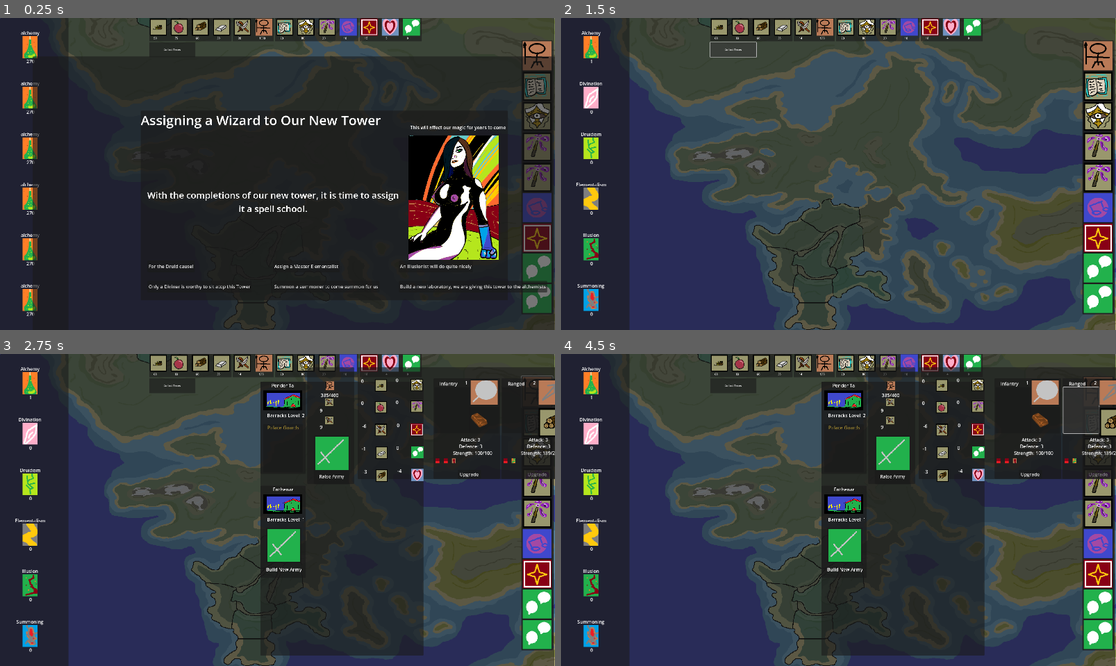
Above: before the commit, frames 1-4 (two rows, left to right).
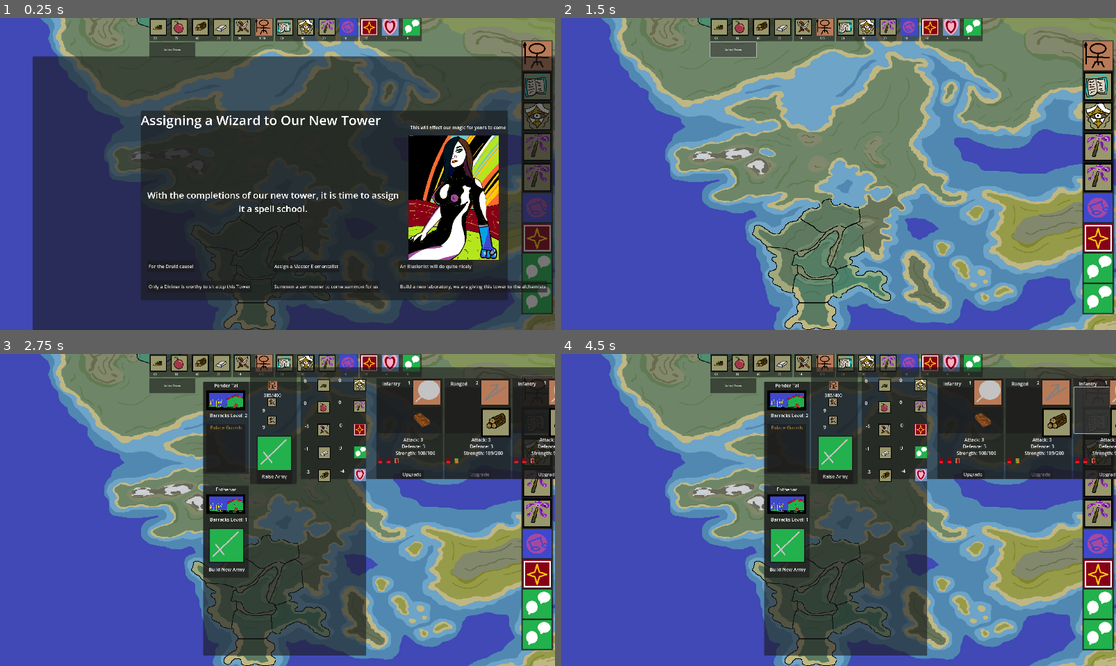
Above: after the commit, the same moments.

Repository: etherthegreat/mostupdatedfarsword
Game: Godot game, scene res://Game Scenes and Scripts/world.tscn
Two runs of this game, one before a commit and one after it. Both use one fixed random seed, a clock stepped at 60 frames per second and the inputs below. This scene is started directly instead of the project's main scene.
Inputs (mouse positions are in pixels of both pictures, inside the frame that each line leads up to):
- Up to frame 1 (0.25 s): no input
- Up to frame 2 (1.5 s): click "Build a new laboratory, we ar…" at 0.5 s; click "Collect Taxes" at 1.25 s
- Up to frame 3 (2.75 s): click (538, 391) at 2 s
- Up to frame 4 (4.5 s): click "Build New Army" at 2.75 s; click "Build New Army" at 3.5 s; click (1099, 422) at 4.25 s

The runs differ from the first frame. In frame 1, 51% of the frame differs, in the area x 0-100%, y 0-100%; in frame 2, 92%; in frame 3, 78%; in frame 4, 78%.

Commit message:
small spell unlock icon changes
not sure, just some random changes I made the last couple days

Diff:
--- a/Game Scenes and Scripts/world.tscn
+++ b/Game Scenes and Scripts/world.tscn
@@ -494,6 +494,7 @@
 visible = false
 
 [node name="SpellSchoolsControl" type="Control" parent="CanvasLayer"]
+visible = false
 layout_mode = 3
 anchors_preset = 0
 offset_right = 40.0
@@ -1149,9 +1150,9 @@
 visible = false
 layout_mode = 3
 anchors_preset = 0
-offset_left = -520.0
+offset_left = -718.0
 offset_top = 43.0
-offset_right = -480.0
+offset_right = -678.0
 offset_bottom = 83.0
 mouse_filter = 2
 script = ExtResource("38_0kf4p")
--- a/spell_unlock_icon.tscn
+++ b/spell_unlock_icon.tscn
@@ -26,7 +26,6 @@
 
 [node name="CollisionShape2D" type="CollisionShape2D" parent="Area2D"]
 position = Vector2(2.2268e-05, -7.39479e-05)
-scale = Vector2(1, 1)
 shape = SubResource("RectangleShape2D_u8dbi")
 
 [node name="SpellExplanationPanel" type="Panel" parent="."]
@@ -55,6 +54,7 @@
 autowrap_mode = 3
 
 [node name="CalculationsPanel" type="Panel" parent="."]
+layout_mode = 0
 offset_left = -9.0
 offset_top = -90.0
 offset_right = 72.0
